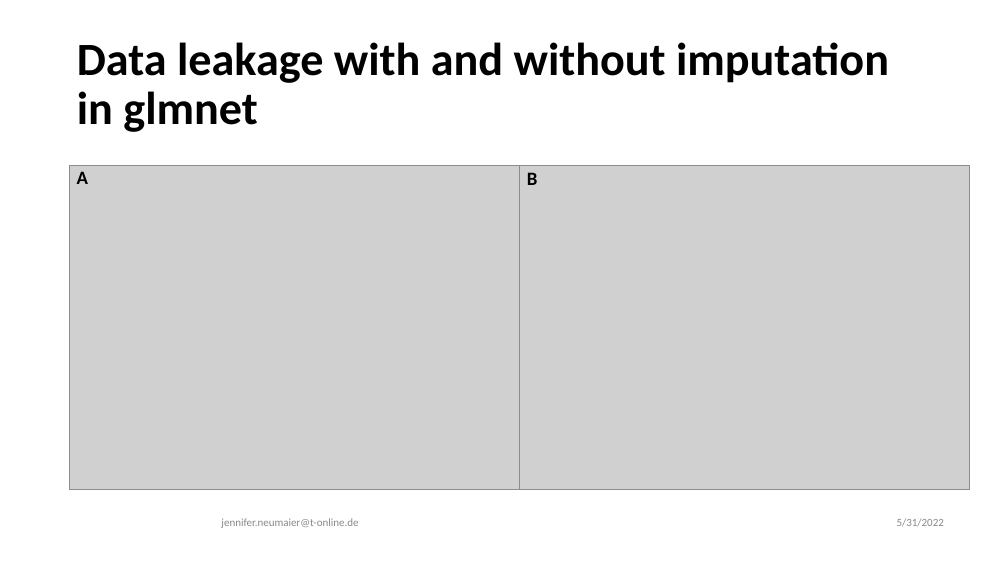
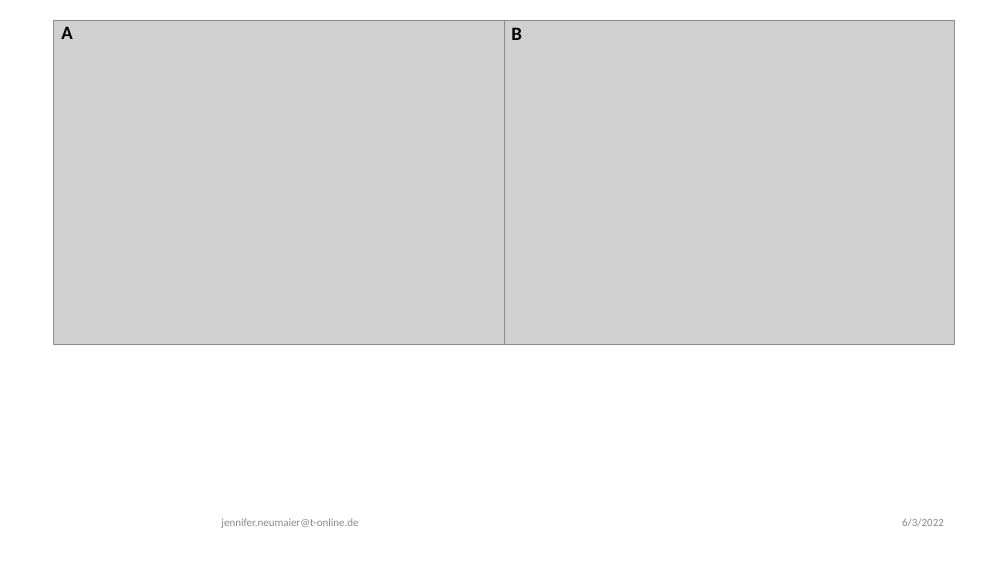
Before and after one commit to JenniferNeumaier/ml_coda, a slide deck: slide 13 of doc/Results for Master Thesis.odp (slide 11 before the commit). Drawn at 1008x567 pixels with LibreOffice and Linux fonts; fonts in the diff are those of the drawing; grey boxes stand for pictures. Boxes give left, top, right and bottom in pixels: in the first picture for what was removed or moved away, otherwise in the second. Text is boxed around its words. In the diff, an @@ line names an element or a change of style, - is before the commit and + after.

Commit message:
added v6 and re-structured final data files

```diff
--- a/doc/Results for Master Thesis.odp
+++ b/doc/Results for Master Thesis.odp
@@ 2 pictures, 2 texts: place and size @@
-2 pictures, 2 texts at [70,166,969,490]
+2 pictures, 2 texts at [54,21,954,346]
@@ title removed at [77,42,889,132] @@
-Data leakage with and without imputation in glmnet
@@ page number removed at [80,71,101,95] @@
-11
@@ text at [902,518,944,526]: text changed @@
-5/31/2022
+6/3/2022
```
Also in this commit, not shown: 7 other slides changed, 3 slides added, 1 slide removed, 16 other files.
